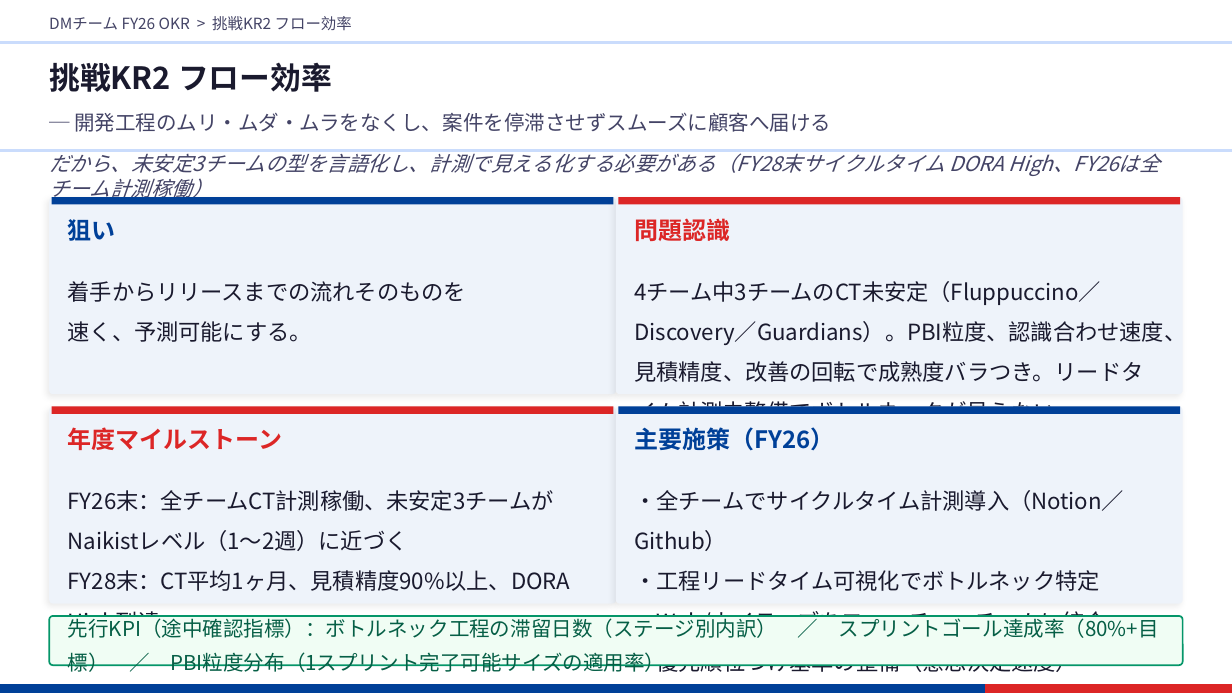
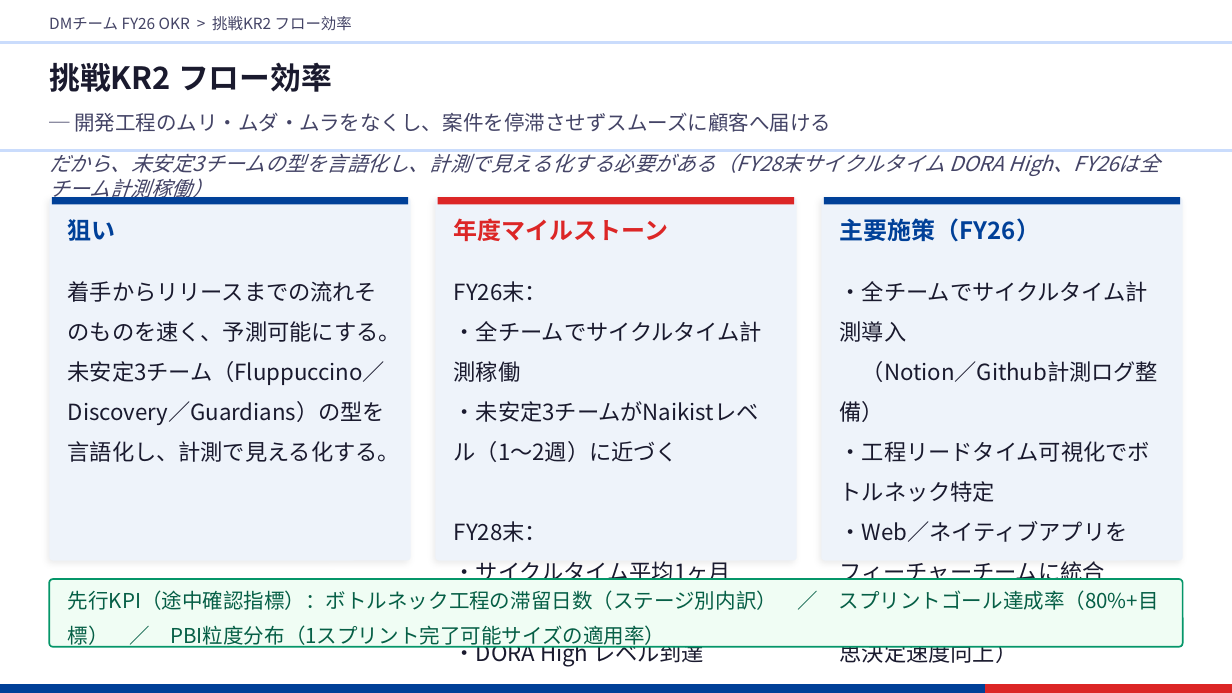
Before and after one commit to 4hey4hey/claude-workspace, a slide deck: slide 11 of outputs/pptx/2026-04-19_dm-okr-fy26-for-gm.pptx. Drawn at 1232x693 pixels with LibreOffice and Linux fonts; fonts in the diff are those of the drawing. Boxes give left, top, right and bottom in pixels: in the first picture for what was removed or moved away, otherwise in the second. Text is boxed around its words. In the diff, an @@ line names an element or a change of style, - is before the commit and + after.

```diff
--- a/outputs/pptx/2026-04-19_dm-okr-fy26-for-gm.pptx
+++ b/outputs/pptx/2026-04-19_dm-okr-fy26-for-gm.pptx
@@ rounded rectangle: place and size @@
-rounded rectangle at bbox=[49, 197, 616, 394]
+rounded rectangle at bbox=[49, 197, 410, 561]
@@ rectangle: place and size @@
-rectangle at bbox=[52, 197, 614, 205]
+rectangle at bbox=[52, 197, 408, 205]
@@ rounded rectangle: place and size @@
-rounded rectangle at bbox=[616, 197, 1183, 394]
+rounded rectangle at bbox=[435, 197, 796, 561]
@@ rectangle: place and size @@
-rectangle at bbox=[618, 197, 1180, 205]
+rectangle at bbox=[437, 197, 793, 205]
@@ proportions changed in 4 elements at bbox=[49, 197, 410, 561], bbox=[49, 579, 1183, 647], bbox=[435, 197, 796, 561], bbox=[822, 197, 1183, 561] @@
@@ rounded rectangle: place and size @@
-rounded rectangle at bbox=[49, 407, 616, 604]
+rounded rectangle at bbox=[822, 197, 1183, 561]
@@ rectangle: place and size @@
-rectangle at bbox=[52, 407, 614, 414]
+rectangle at bbox=[824, 197, 1180, 205]
@@ rectangle at bbox=[824, 197, 1180, 205]: fill #DC2626 to #004098 @@
@@ text "年度マイルストーン": place and size @@
-text "年度マイルストーン" at bbox=[68, 427, 283, 450]
+text "年度マイルストーン" at bbox=[454, 218, 669, 241]
@@ text removed at bbox=[634, 219, 730, 241] @@
-問題認識
@@ text "主要施策（FY26）": place and size @@
-text "主要施策（FY26）" at bbox=[634, 427, 834, 451]
+text "主要施策（FY26）" at bbox=[840, 218, 1040, 242]
@@ text "・全チームでサイクルタイム計測導入": place and size @@
-text "・全チームでサイクルタイム計測導入" at bbox=[634, 490, 1124, 672]
+text "・全チームでサイクルタイム計測導入" at bbox=[840, 281, 1151, 663]
@@ text at bbox=[68, 281, 401, 462]: text changed @@
-着手からリリースまでの流れそのものを
-速く、予測可能にする。
+着手からリリースまでの流れそのものを速く、予測可能にする。未安定3チーム（Fluppuccino／Discovery／Guardians）の型を言語化し、計測で見える化する。
@@ text at bbox=[454, 281, 778, 666]: text changed @@
-4チーム中3チームのCT未安定（Fluppuccino／Discovery／Guardians）。PBI粒度、認識合わせ速度、見積精度、改善の回転で成熟度バラつき。リードタイム計測未整備でボトルネックが見えない。
+FY26末：
+・全チームでサイクルタイム計測稼働
+・未安定3チームがNaikistレベル（1〜2週）に近づく
+FY28末：
+・サイクルタイム平均1ヶ月
+・1スプリント見積精度90%以上
+・DORA High レベル到達
@@ text at bbox=[840, 281, 1148, 342]: text changed @@
-・全チームでサイクルタイム計測導入（Notion／Github）
+・全チームでサイクルタイム計測導入
+（Notion／Github計測ログ整備）
@@ rounded rectangle removed at bbox=[616, 407, 1183, 604] @@
@@ rectangle removed at bbox=[618, 407, 1180, 414] @@
@@ text removed at bbox=[68, 490, 571, 591] @@
-FY26末：全チームCT計測稼働、未安定3チームがNaikistレベル（1〜2週）に近づく
-FY28末：CT平均1ヶ月、見積精度90%以上、DORA High到達
@@ text at bbox=[840, 521, 1151, 663]: text changed @@
-・Web/ネイティブをフィーチャーチームに統合
-・優先順位づけ基準の整備（意思決定速度）
+・Web／ネイティブアプリをフィーチャーチームに統合
+・優先順位づけ基準の整備（意思決定速度向上）
@@ rounded rectangle: place and size @@
-rounded rectangle at bbox=[49, 616, 1183, 665]
+rounded rectangle at bbox=[49, 579, 1183, 647]
@@ text "先行KPI（途中確認指標）：ボトルネック工程の滞留日数（ステージ別内訳） ／ スプリントゴール達成率（80%+目標） ／ ..." rewrapped from bbox=[68, 616, 1159, 672] to bbox=[68, 590, 1159, 610] @@
```
Also in this commit, not shown: 4 other slides changed, 2 slides added, 1 slide removed, 7 other files.
